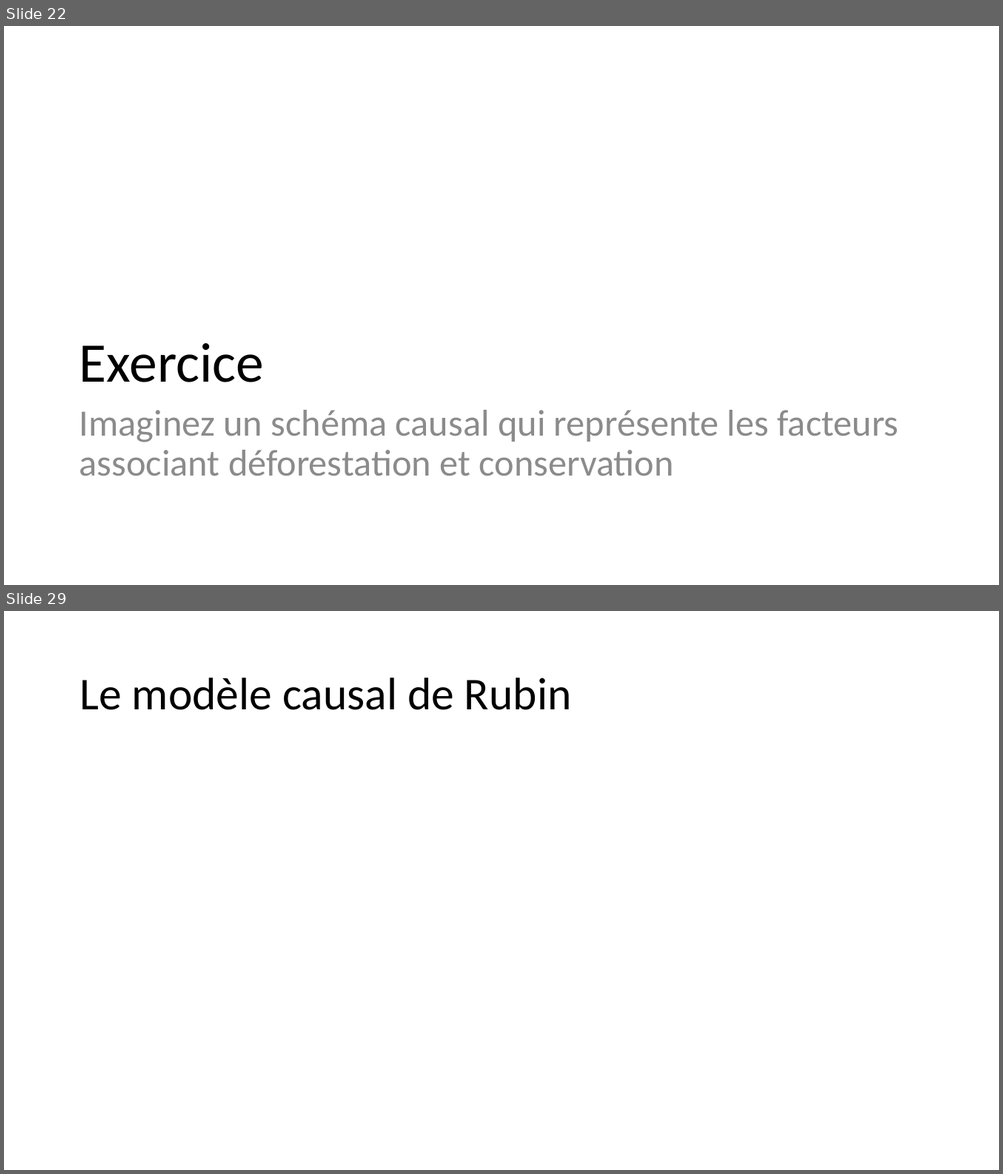
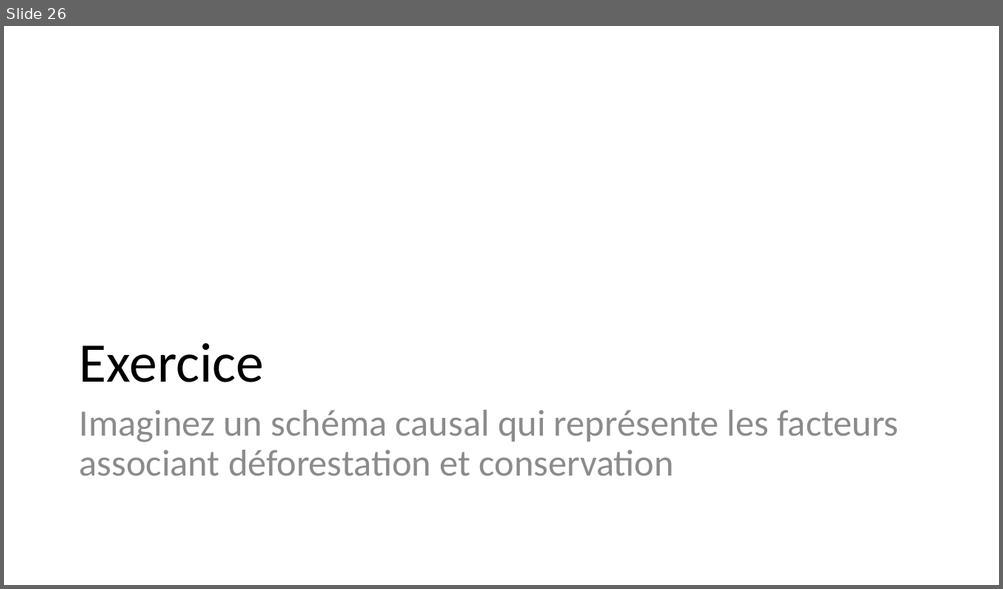
Before and after one commit to BETSAKA/statcap_impact_training, a slide deck: slides/fr/Jour 1_Introduction_Fondamentaux.pptx. Shown one above the other, each under a label of ours: slides 22 and 29 before the commit, slide 26 after it; the slides between them are not shown. The pictures are 1003x1174 and 1003x589 pixels, drawn with LibreOffice and Linux fonts; fonts in the diff are those of the drawing; grey boxes stand for pictures. Boxes give left, top, right and bottom in pixels: in the first picture for what was removed or moved away, otherwise in the second. Text is boxed around its words. In the diff, an @@ line names an element or a change of style, - is before the commit and + after.

```diff
--- a/slides/fr/Jour 1_Introduction_Fondamentaux.pptx
+++ b/slides/fr/Jour 1_Introduction_Fondamentaux.pptx
@@ slide 29 removed at bbox=[4, 611, 999, 1170], background #FFFFFF @@
@@ title removed at bbox=[79, 678, 572, 710] @@
-Le modèle causal de Rubin
@@ what was slide 22 is now slide 26 @@
```
Also in this commit, not shown: 4 slides changed, 4 slides added, 17 other slides removed, 3 other files.
